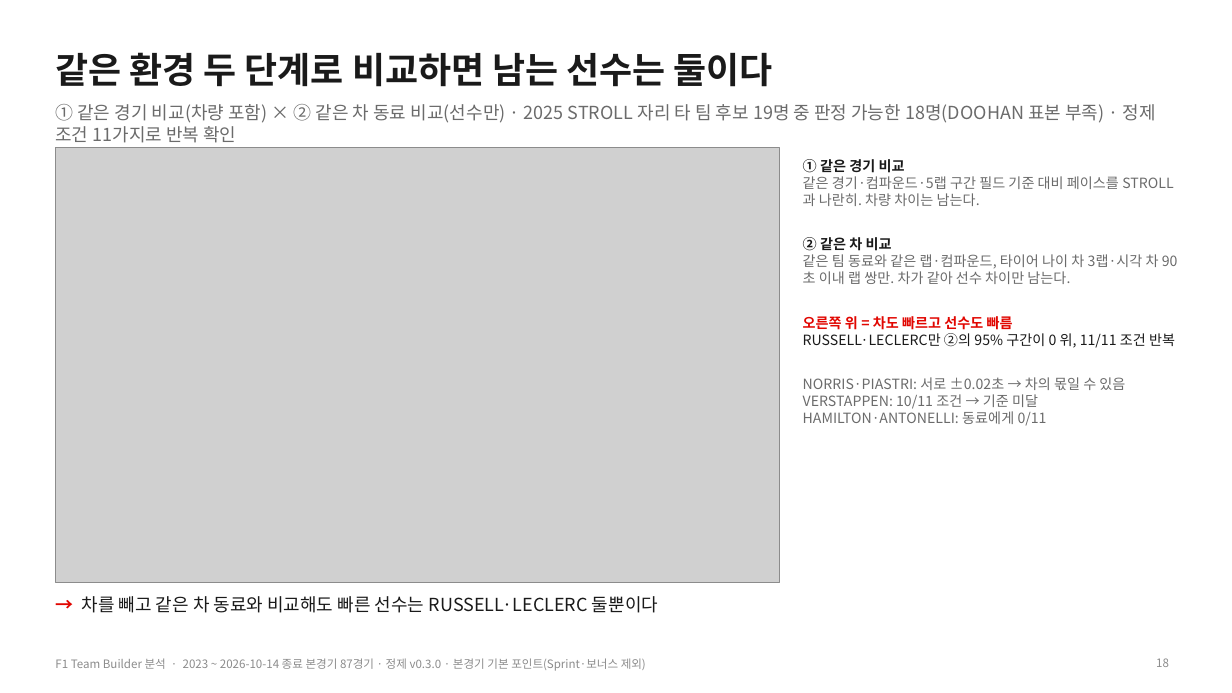
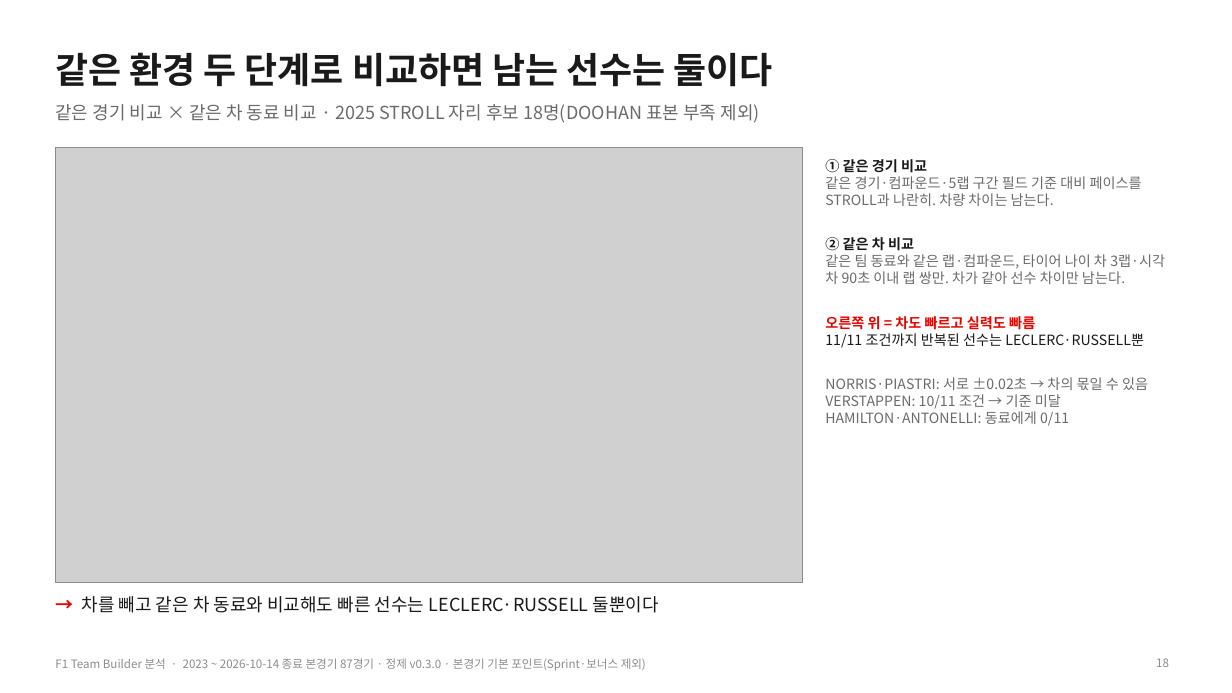
Before and after one commit to encore-ai-campus/mlo-02-p2-team1, a slide deck: slide 18 of docs/F1_TeamBuilder_발표자료.pptx. Drawn at 1232x693 pixels with LibreOffice and Linux fonts; fonts in the diff are those of the drawing; grey boxes stand for pictures. Boxes give left, top, right and bottom in pixels: in the first picture for what was removed or moved away, otherwise in the second. Text is boxed around its words. In the diff, an @@ line names an element or a change of style, - is before the commit and + after.

```diff
--- a/docs/F1_TeamBuilder_발표자료.pptx
+++ b/docs/F1_TeamBuilder_발표자료.pptx
@@ text at bbox=[55, 104, 760, 123]: text changed @@
-① 같은 경기 비교(차량 포함) × ② 같은 차 동료 비교(선수만) · 2025 STROLL 자리 타 팀 후보 19명 중 판정 가능한 18명(DOOHAN 표본 부족) · 정제 조건 11가지로 반복 확인
+같은 경기 비교 × 같은 차 동료 비교 · 2025 STROLL 자리 후보 18명(DOOHAN 표본 부족 제외)
@@ picture: place and size @@
-picture at bbox=[55, 148, 780, 582]
+picture at bbox=[55, 148, 802, 582]
@@ text "① 같은 경기 비교": place and size @@
-text "① 같은 경기 비교" at bbox=[803, 159, 1175, 425]
+text "① 같은 경기 비교" at bbox=[825, 159, 1165, 426]
@@ text at bbox=[825, 314, 1144, 348]: text changed @@
-오른쪽 위 = 차도 빠르고 선수도 빠름
-RUSSELL·LECLERC만 ②의 95% 구간이 0 위, 11/11 조건 반복
+오른쪽 위 = 차도 빠르고 실력도 빠름
+11/11 조건까지 반복된 선수는 LECLERC·RUSSELL뿐
@@ text at bbox=[82, 596, 659, 613]: text changed @@
-→ 차를 빼고 같은 차 동료와 비교해도 빠른 선수는 RUSSELL·LECLERC 둘뿐이다
+→ 차를 빼고 같은 차 동료와 비교해도 빠른 선수는 LECLERC·RUSSELL 둘뿐이다
```
Also in this commit, not shown: 5 other files.
